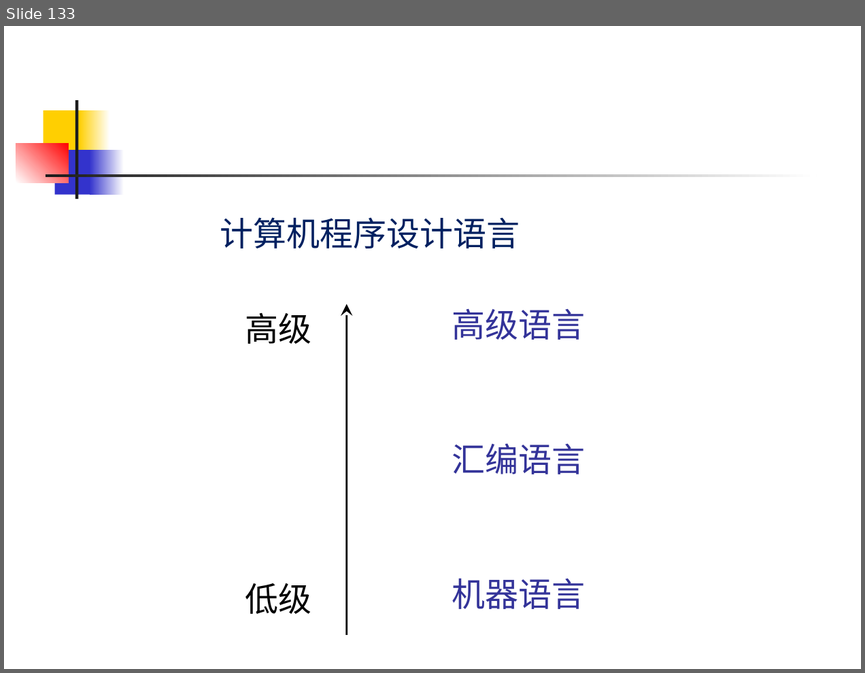
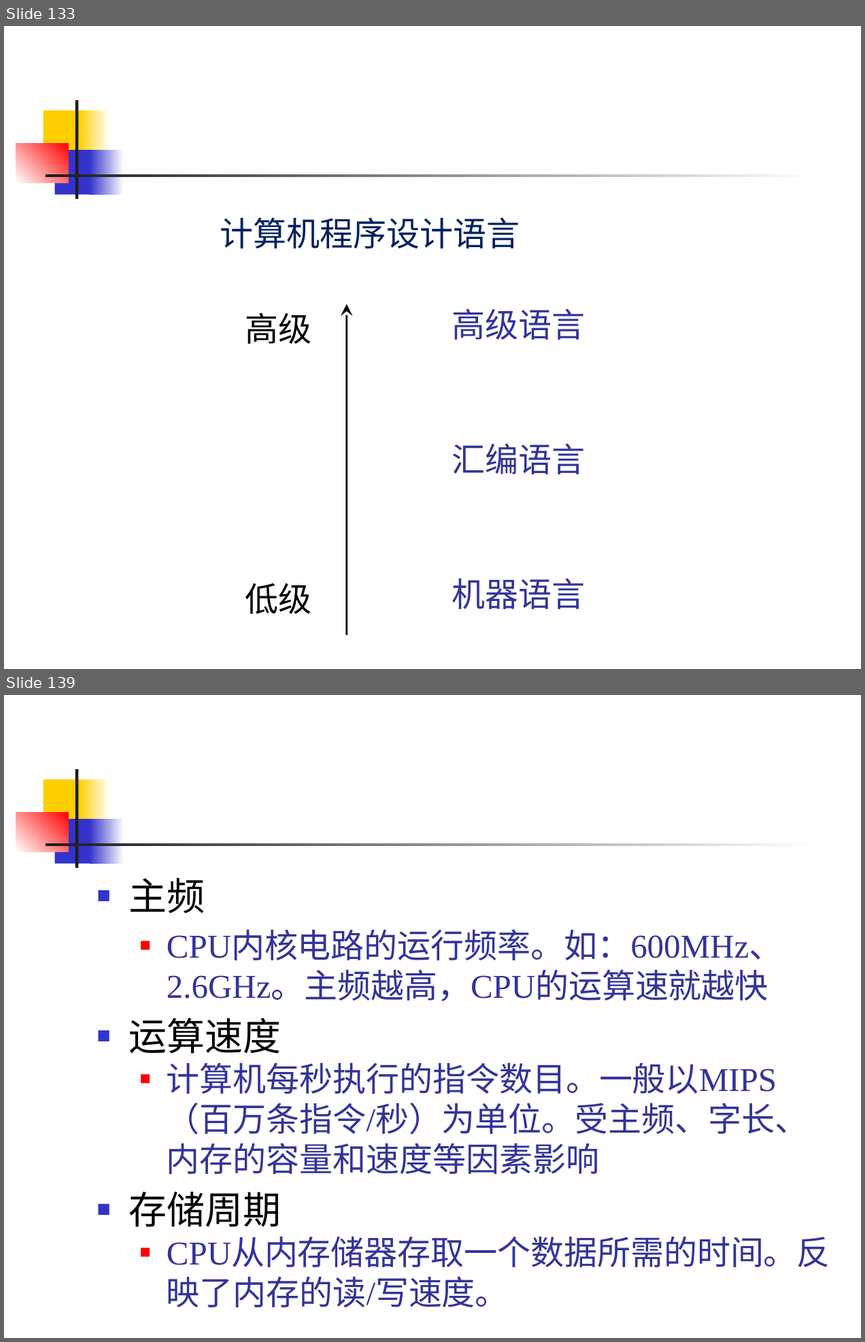
Before and after one commit to sans123wx/class, a slide deck: 计算机应用基础/第1章计算机基础/第1.1章 计算机概述 .pptx. Shown one above the other, each under a label of ours: slide 133 before the commit, slides 133 and 139 after it; the slides between them are not shown. The pictures are 865x673 and 865x1342 pixels, drawn with LibreOffice and Linux fonts; fonts in the diff are those of the drawing. Boxes give left, top, right and bottom in pixels: in the first picture for what was removed or moved away, otherwise in the second. Text is boxed around its words. In the diff, an @@ line names an element or a change of style, - is before the commit and + after.

```diff
--- a/计算机应用基础/第1章计算机基础/第1.1章 计算机概述 .pptx
+++ b/计算机应用基础/第1章计算机基础/第1.1章 计算机概述 .pptx
@@ slide 139 added at bbox=[4, 695, 861, 1338], background #FFFFFF; not listed: 7 template elements that a slide beside it also shows @@
@@ text added at bbox=[129, 878, 830, 1307], 28 pt, text #333399 @@
+■ 主频
+  ■ CPU内核电路的运行频率。如：600MHz、2.6GHz。主频越高，CPU的运算速就越快
+■ 运算速度
+  ■ 计算机每秒执行的指令数目。一般以MIPS（百万条指令/秒）为单位。受主频、字长、内存的容量和速度等因素影响
+■ 存储周期
+  ■ CPU从内存储器存取一个数据所需的时间。反映了内存的读/写速度。
```
Also in this commit, not shown: 88 slides changed, 15 other slides added, 2 other files.
